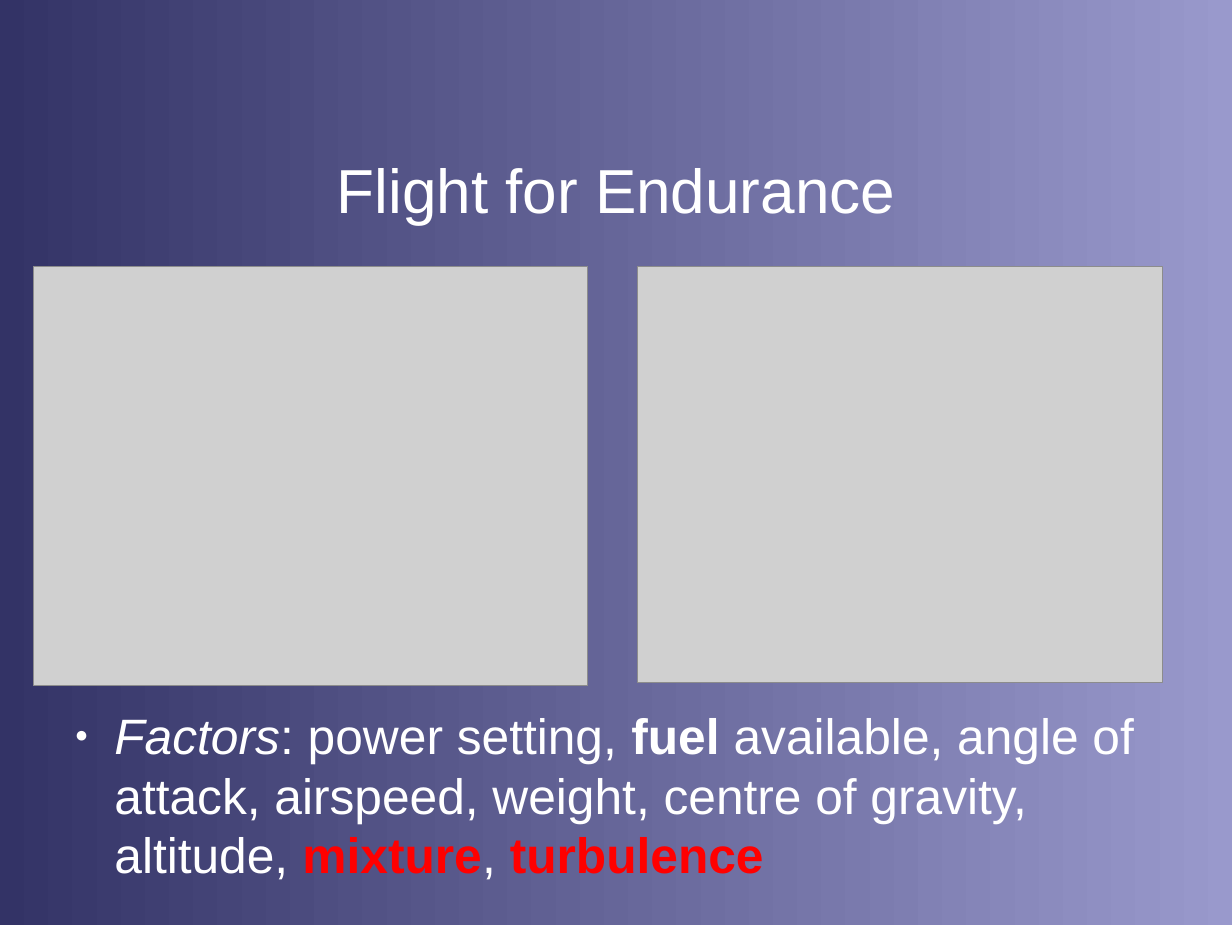
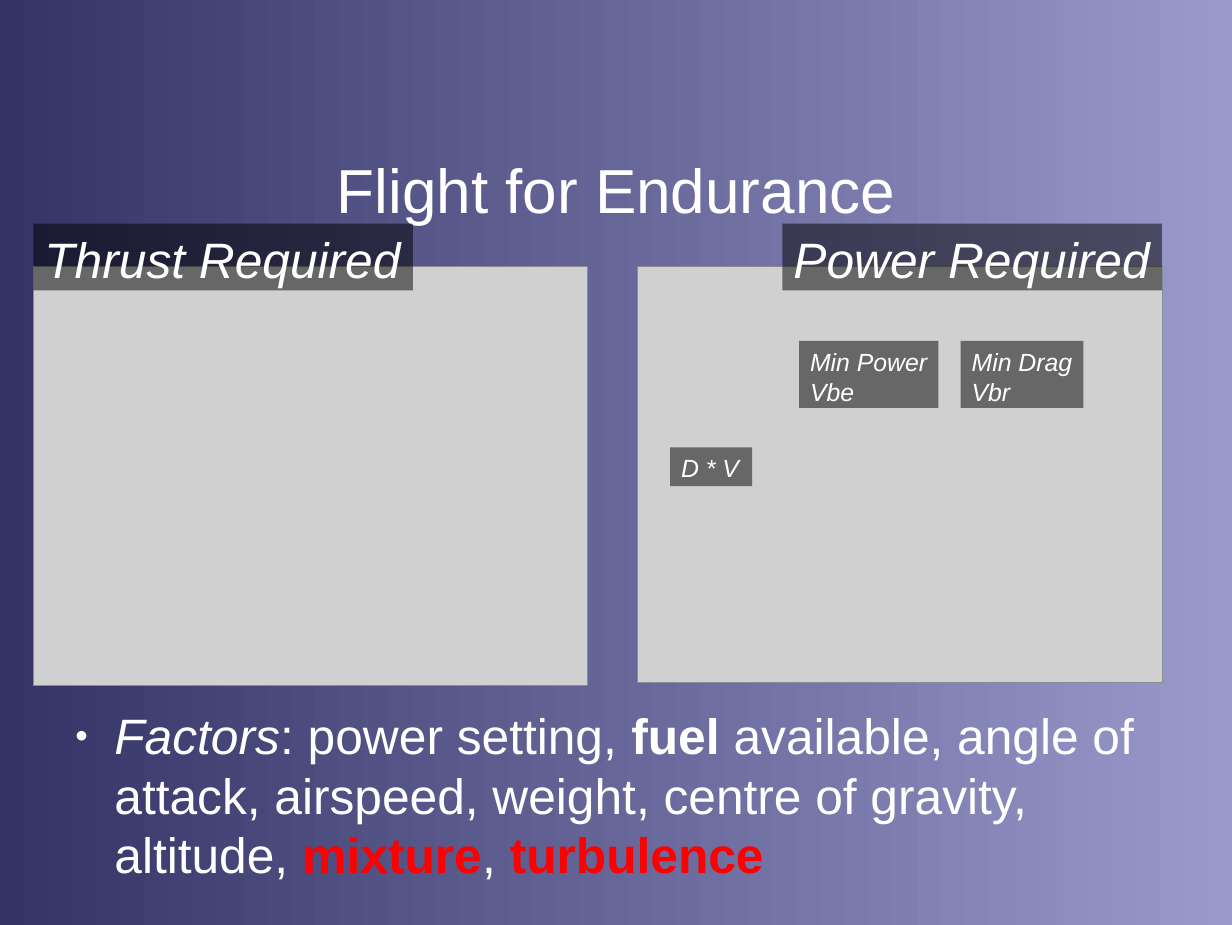
Before and after one commit to stephanheinemann/flight, a slide deck: slide 5 of FI/RangeAndEndurance/RangeAndEndurance.odp (slide 10 before the commit). Drawn at 1232x925 pixels with LibreOffice and Linux fonts; fonts in the diff are those of the drawing; grey boxes stand for pictures; background and template pictures are left out. Boxes give left, top, right and bottom in pixels: in the first picture for what was removed or moved away, otherwise in the second. Text is boxed around its words. In the diff, an @@ line names an element or a change of style, - is before the commit and + after.

```diff
--- a/FI/RangeAndEndurance/RangeAndEndurance.odp
+++ b/FI/RangeAndEndurance/RangeAndEndurance.odp
@@ rectangle added at (34, 224, 413, 291), fill #000000 at 50% opacity, 32 pt, text #FFFFFF, italic @@
+Thrust Required
@@ rectangle added at (783, 224, 1162, 291), fill #000000 at 50% opacity, 32 pt, text #FFFFFF, italic @@
+Power Required
@@ rectangle added at (799, 341, 939, 408), fill #000000 at 50% opacity, 16 pt, text #FFFFFF, italic @@
+Min Power
+Vbe
@@ rectangle added at (960, 341, 1083, 408), fill #000000 at 50% opacity, 16 pt, text #FFFFFF, italic @@
+Min Drag
+Vbr
@@ rectangle added at (670, 447, 751, 486), fill #000000 at 50% opacity, 16 pt, text #FFFFFF, italic @@
+D * V
```
Also in this commit, not shown: 6 other slides changed.
